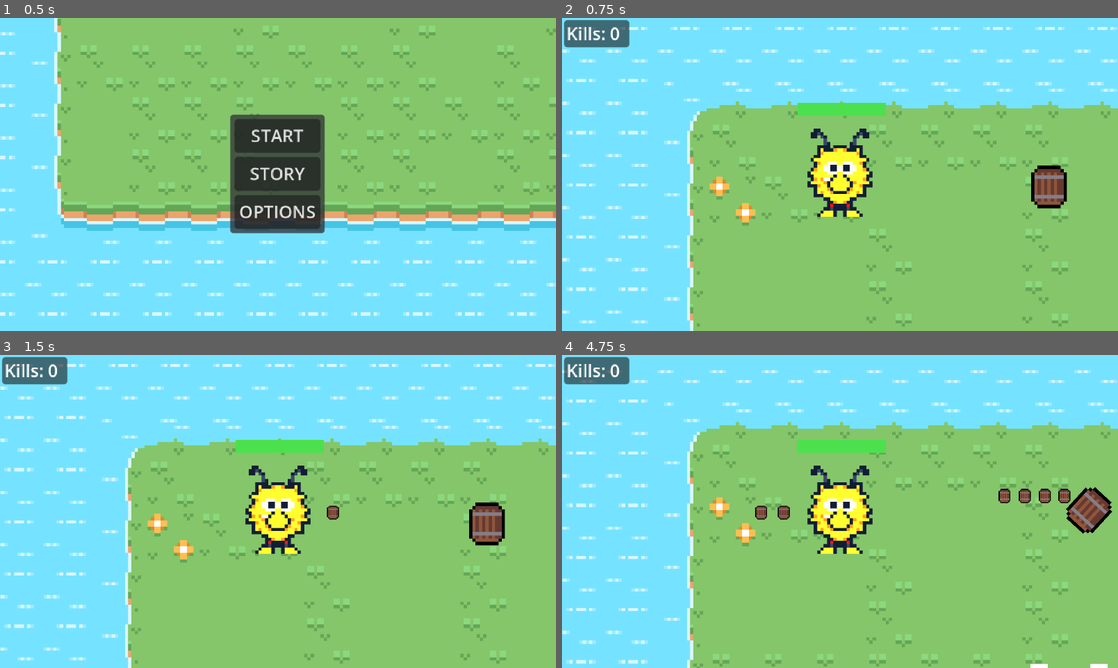
Above: before the commit, frames 1-4 (two rows, left to right).
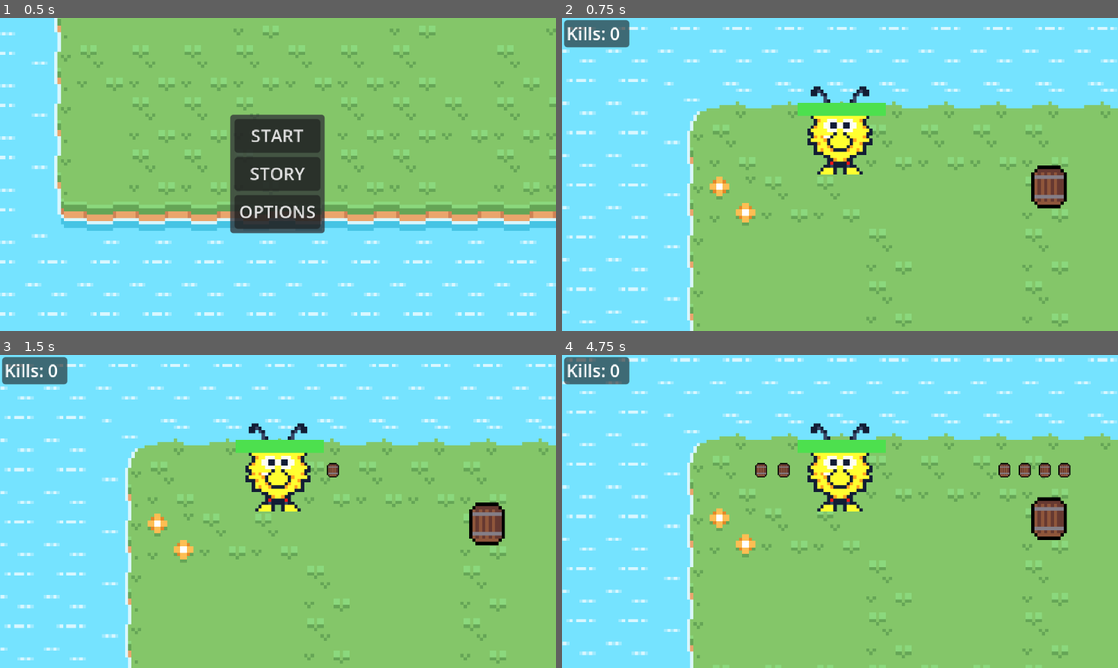
Above: after the commit, the same moments.

Repository: BonnGameDevKurs/gamedevgame
Game: Godot game, scene res://menus/start_menu/start_menu.tscn
The game is run twice, just before and just after one commit, with the same random seed, the same clock (stepped at 60 frames per second) and the same inputs.
Inputs:
- Up to frame 1 (0.5 s): no input
- Up to frame 2 (0.75 s): click "START" at 0.5 s
- Up to frame 3 (1.5 s): hold Right (fire_right) from 1.28 s (still down)
- Up to frame 4 (4.75 s): release Right (fire_right) at 2.03 s; hold Down (fire_down) 2.03-2.78 s; hold Right (fire_right) 2.78-3.53 s; hold Up (fire_up) 3.53-4.28 s; hold Left (fire_left) from 4.28 s (still down)

Frame 1 is identical in both runs. In frame 2, 3.1% of the frame differs, in the area x 44-56%, y 21-64%; in frame 3, 3.3%; in frame 4, 17%, in the area x 0-100%, y 0-100%.

Commit message:
change player collision and realtive position

Diff:
--- a/characters/player/Player.tscn
+++ b/characters/player/Player.tscn
@@ -1,7 +1,11 @@
-[gd_scene load_steps=29 format=3 uid="uid://dn5pmqnms068s"]
+[gd_scene load_steps=30 format=3 uid="uid://dn5pmqnms068s"]
 
 [ext_resource type="Script" uid="uid://dfkyw376uwd0x" path="res://characters/player/player.gd" id="1_q3uxj"]
 [ext_resource type="Texture2D" uid="uid://bist5dnvdc7se" path="res://assets/player/wusel-spritesheet.png" id="2_jr8aq"]
+
+[sub_resource type="CapsuleShape2D" id="CapsuleShape2D_jr8aq"]
+radius = 2.0
+height = 14.0
 
 [sub_resource type="AtlasTexture" id="AtlasTexture_4oy4f"]
 atlas = ExtResource("2_jr8aq")
@@ -210,14 +214,17 @@
 [node name="Player" type="CharacterBody2D"]
 script = ExtResource("1_q3uxj")
 
+[node name="CollisionShape2D" type="CollisionShape2D" parent="."]
+rotation = 1.5708
+shape = SubResource("CapsuleShape2D_jr8aq")
+
 [node name="AnimatedSprite2D" type="AnimatedSprite2D" parent="." groups=["Player"]]
+position = Vector2(0, -13)
 sprite_frames = SubResource("SpriteFrames_3iqol")
-animation = &"run_up"
-
-[node name="CollisionShape2D" type="CollisionShape2D" parent="."]
-shape = SubResource("CircleShape2D_uks75")
+animation = &"idle_down"
 
 [node name="Shoot_positions" type="Node2D" parent="."]
+position = Vector2(0, -13)
 
 [node name="Bullet_pos_up" type="Node2D" parent="Shoot_positions"]
 position = Vector2(0, -15)
@@ -230,3 +237,9 @@
 
 [node name="Bullet_pos_left" type="Node2D" parent="Shoot_positions"]
 position = Vector2(-11, 0)
+
+[node name="HurtBox" type="Area2D" parent="."]
+position = Vector2(0, -13)
+
+[node name="CollisionShape2D" type="CollisionShape2D" parent="HurtBox"]
+shape = SubResource("CircleShape2D_uks75")
